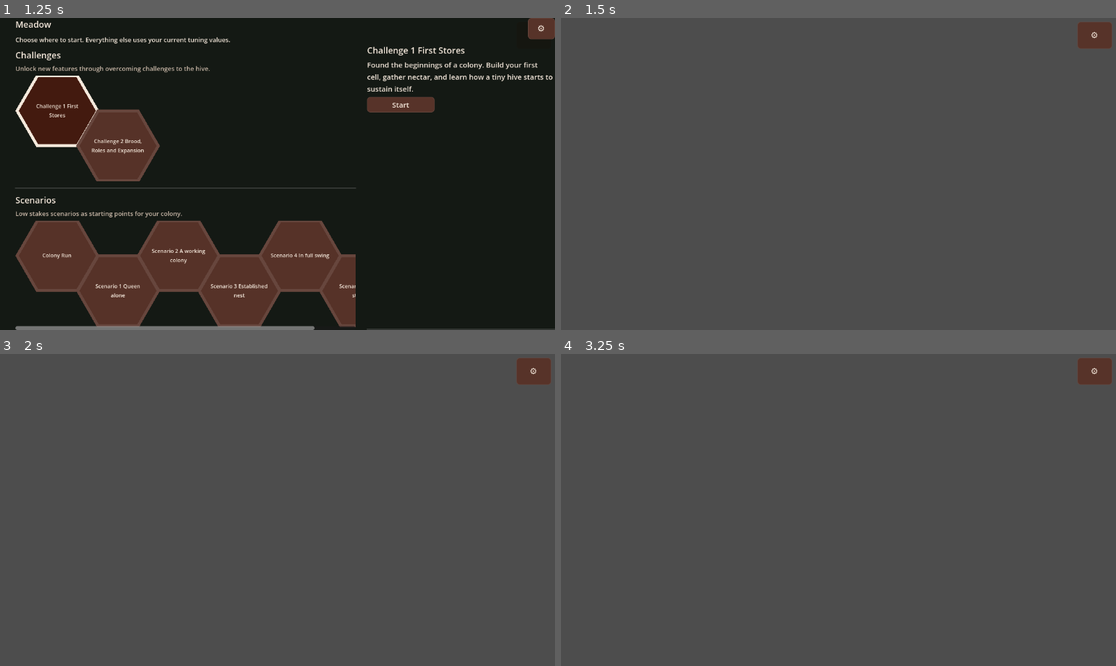
Above: before the commit, frames 1-4 (two rows, left to right).
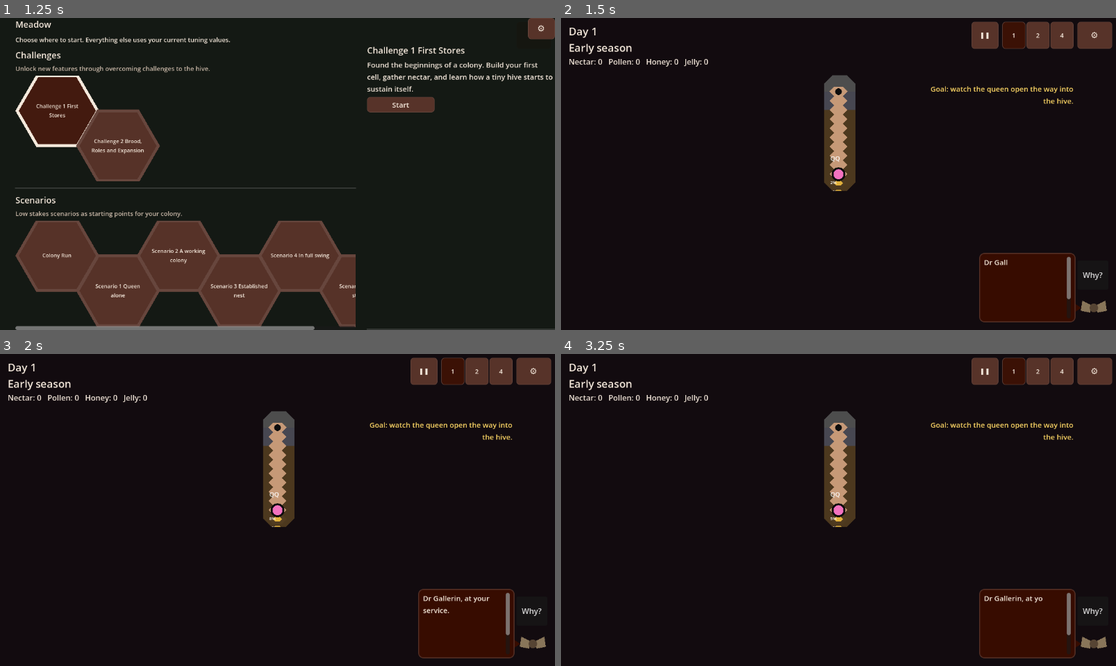
Above: after the commit, the same moments.

Repository: wonderburg7/meadow
Game: Godot game, scene res://scenes/Main.tscn
The game is run twice, just before and just after one commit, with the same random seed, the same clock (stepped at 60 frames per second) and the same inputs.
Inputs (mouse positions are in pixels of both pictures, inside the frame that each line leads up to):
- Up to frame 1 (1.25 s): click (55, 111) at 0.52 s
- Up to frame 2 (1.5 s): click "Start" at 1.25 s
- Up to frame 3 (2 s): no input
- Up to frame 4 (3.25 s): click "⚙" at 2 s; click "Restart Run" at 2.75 s

Frame 1 is identical in both runs. In frame 2, 99% of the frame differs, in the area x 0-100%, y 0-100%; in frame 3, 99%; in frame 4, 99%.
Error before the commit: Parse Error: Identifier "Skills" not declared in the current scope. (res://scripts/orders_zones.gd:299)

Commit message:
Declare Skills in orders_zones.gd
Co-Authored-By: Claude Sonnet 5.5 <noreply@anthropic.com>

Diff:
--- a/scripts/orders_zones.gd
+++ b/scripts/orders_zones.gd
@@ -4,6 +4,8 @@
 ## Split out of main.gd 14 Aug 2026 -- see MAIN_SPLIT_PLAN.md. Holds no
 ## state beyond `_designation_undo`, which nothing outside this file
 ## touches; reads and writes main's fields through the `main` reference.
+
+const Skills = preload("res://scripts/skills.gd")
 
 var main: Node2D
 
